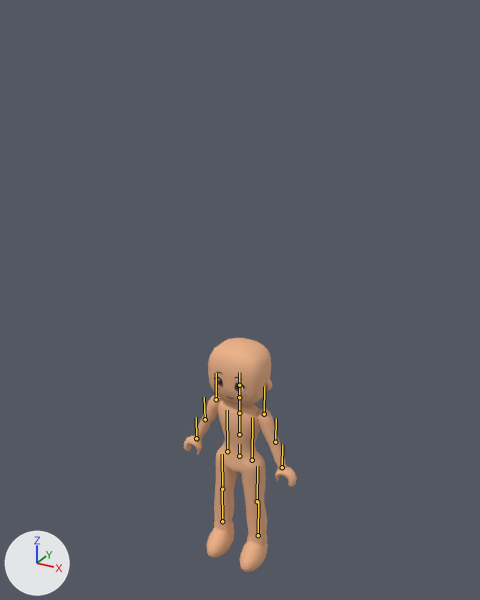
What one commit did to the glTF model assets/modelos/nina_base.glb.
Before and after are seen from a camera (50 mm lens) standing at (1.6, -2.9, 1.75) and looking at (-0.06, 0.11, 0.24). The lights are fixed; the arrows at lower left show +X, +Y and +Z. The first picture is the older version. The bones that bend it are drawn over the model as lines.

In view in the first picture: 'Body_Base', 'Body_Brazos', 'Body_Piernas', 'Body_Pies', 'Ear_1', 'Ear_Inner_1', 'Face_Blush', 'Face_Eyebrows', 'Face_Eyes', 'Head_Base'.
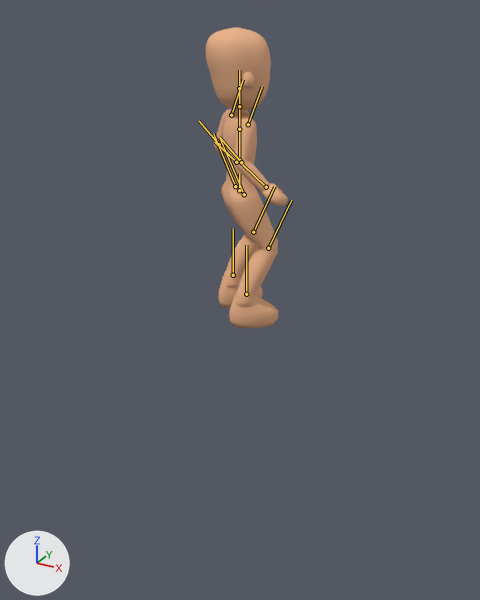
The newer file adds an action. The first version stands in its rest pose; the second is drawn at frame 28 of the action 'siuu'.

The change in detail:
Bone 'Hips' (bone_hips) moves from (0.0, 0.0, 0.0) to (0.0, 1.635, 0.0).
Bone 'Hips' (bone_hips) turns from (0, 0, 0) to (0, 133, 0) degrees about its own x, y and z.
Bone 'UpperArmL' (bone_upperarml) turns from (0, 0, 0) to (20, -1, 3) degrees about its own x, y and z.
Bone 'ForearmL' (bone_forearml) turns from (0, 0, 0) to (-60, 0, 0) degrees about its own x, y and z.
Bone 'HandL' (bone_handl) turns from (0, 0, 0) to (-6, 0, 0) degrees about its own x, y and z.
Bone 'UpperArmR' (bone_upperarmr) turns from (0, 0, 0) to (20, 1, -3) degrees about its own x, y and z.
Bone 'ForearmR' (bone_forearmr) turns from (0, 0, 0) to (-60, 0, 0) degrees about its own x, y and z.
Bone 'HandR' (bone_handr) turns from (0, 0, 0) to (-6, 0, 0) degrees about its own x, y and z.
Bone 'ThighL' (bone_thighl) turns from (0, 0, 0) to (-23, 2, -4) degrees about its own x, y and z.
Bone 'ShinL' (bone_shinl) turns from (0, 0, 0) to (47, -3, 4) degrees about its own x, y and z.
Bone 'FootL' (bone_footl) turns from (0, 0, 0) to (-25, -8, 2) degrees about its own x, y and z.
Bone 'ThighR' (bone_thighr) turns from (0, 0, 0) to (-23, -2, 4) degrees about its own x, y and z.
Bone 'ShinR' (bone_shinr) turns from (0, 0, 0) to (47, 3, -4) degrees about its own x, y and z.
Bone 'FootR' (bone_footr) turns from (0, 0, 0) to (-25, 8, -2) degrees about its own x, y and z.

Location of each change, [x1, y1, x2, y2] in pixels of the pictures (480 x 600 px):
'Body_Piernas', posed (24% taller): before [214, 441, 267, 541]; after [222, 173, 278, 297]
'Head_Base', posed (22% taller): before [208, 338, 271, 406]; after [206, 27, 271, 110]
'Body_Base', posed (42% narrower, 12% taller): before [184, 400, 297, 487]; after [223, 109, 288, 207]
'Body_Pies', posed (8% taller): before [206, 521, 268, 572]; after [218, 273, 278, 328]
'Body_Brazos', posed (43% narrower, 11% taller): before [195, 395, 285, 465]; after [214, 109, 265, 187]
'Ear_-1', posed (not visible before): after [242, 72, 255, 88]
'Face_Eyes', posed (not visible afterwards): before [213, 377, 246, 392]
'Ear_1', posed (not visible afterwards): before [264, 378, 272, 391]
'Face_Blush', posed (not visible afterwards): before [214, 386, 247, 397]
'Ear_Inner_1', posed (not visible afterwards): before [266, 383, 269, 389]
'Face_Eyebrows', posed (not visible afterwards): before [216, 372, 242, 380]
bone 'Hips', root to tip: before (239, 456) to (239, 444); after (239, 190) to (239, 173)
bone 'UpperArmL', root to tip: before (216, 399) to (216, 373); after (248, 124) to (262, 86)
bone 'ForearmL', root to tip: before (205, 419) to (204, 397); after (241, 162) to (219, 137)
bone 'HandL', root to tip: before (196, 438) to (196, 417); after (266, 187) to (242, 164)
bone 'UpperArmR', root to tip: before (264, 414) to (264, 386); after (231, 115) to (243, 79)
bone 'ForearmR', root to tip: before (275, 442) to (276, 418); after (219, 144) to (199, 121)
bone 'HandR', root to tip: before (282, 467) to (282, 444); after (236, 162) to (215, 142)
bone 'ThighL', root to tip: before (227, 451) to (227, 410); after (244, 194) to (220, 138)
bone 'ShinL', root to tip: before (222, 489) to (222, 454); after (268, 248) to (291, 200)
bone 'FootL', root to tip: before (222, 521) to (222, 488); after (246, 294) to (246, 245)
bone 'ThighR', root to tip: before (252, 460) to (252, 417); after (235, 186) to (213, 133)
bone 'ShinR', root to tip: before (257, 501) to (257, 466); after (253, 232) to (274, 186)
bone 'FootR', root to tip: before (258, 535) to (258, 501); after (233, 275) to (233, 228)
